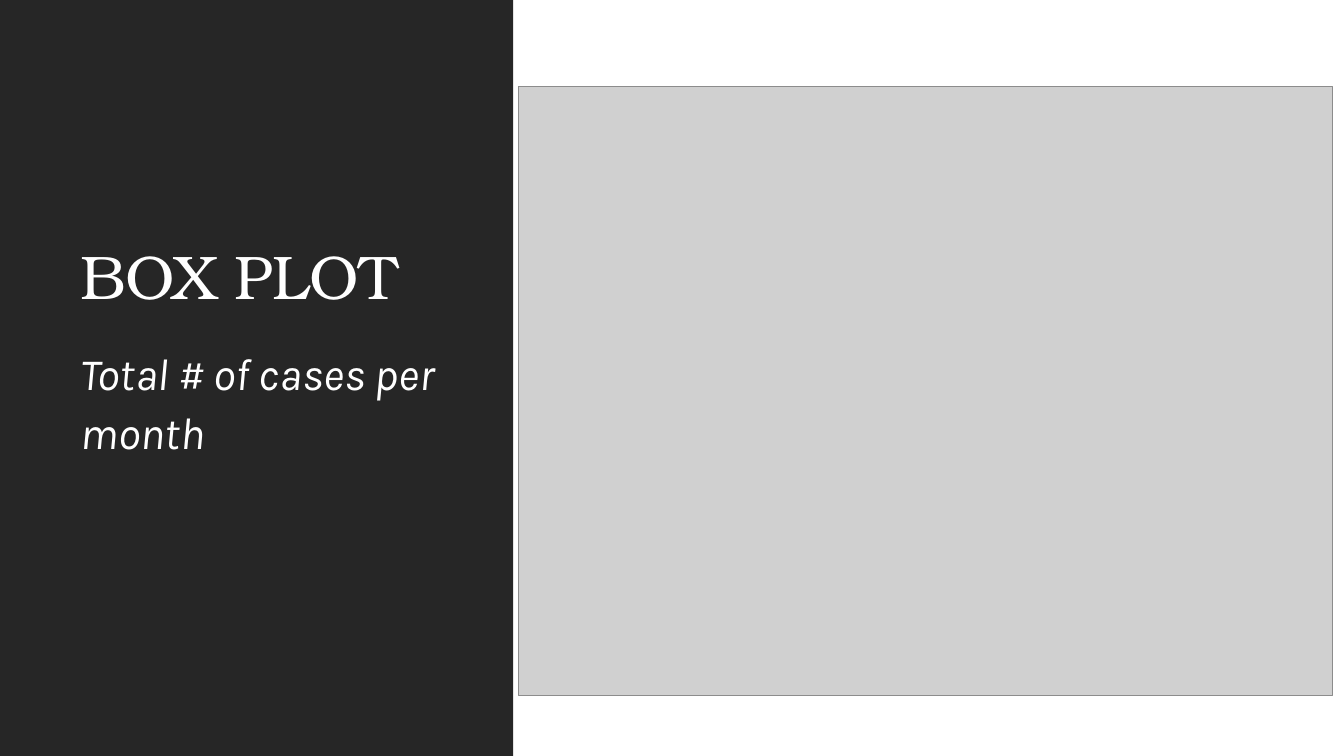
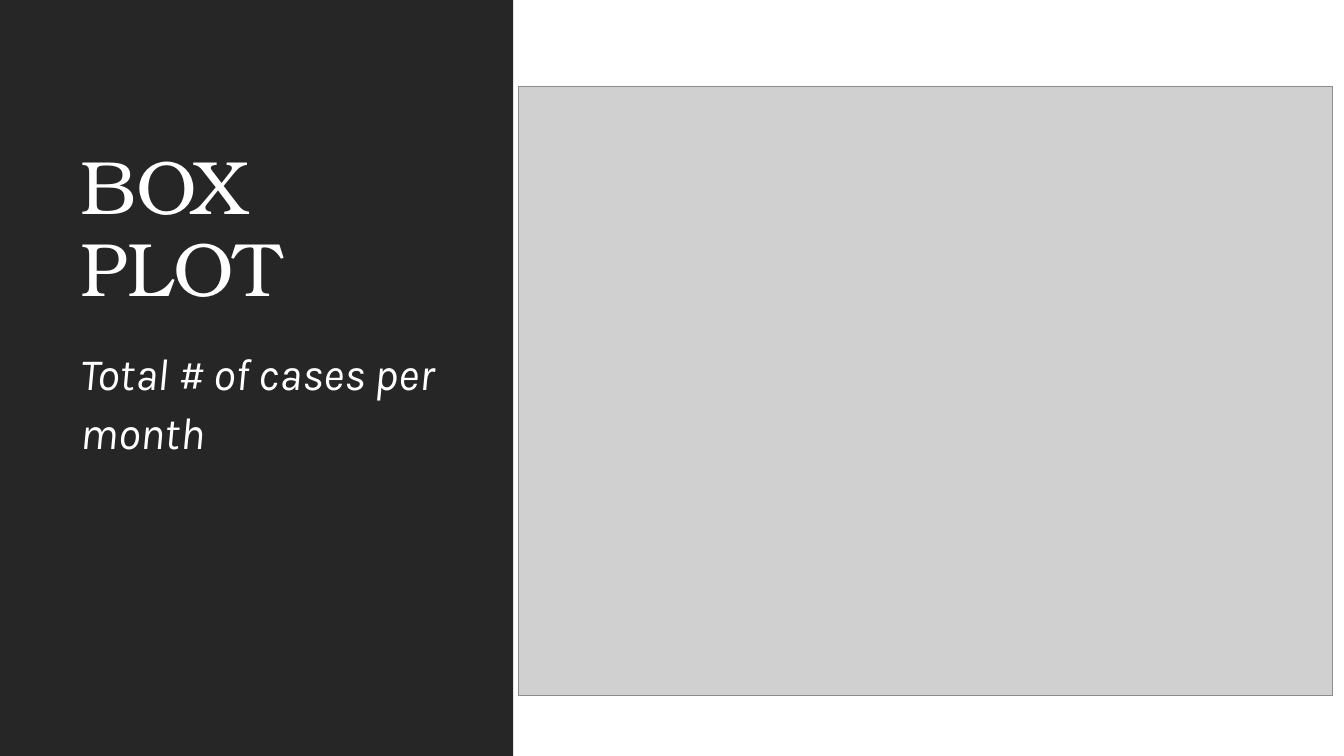
Before and after one commit to mgmboyd/DataAnalytics-Project3, a slide deck: slide 19 of Data Analytics- Project3 Team7 Final Draft.pptx. Drawn at 1344x756 pixels with LibreOffice and Linux fonts; fonts in the diff are those of the drawing; grey boxes stand for pictures. Boxes give left, top, right and bottom in pixels: in the first picture for what was removed or moved away, otherwise in the second. Text is boxed around its words. In the diff, an @@ line names an element or a change of style, - is before the commit and + after.

```diff
--- a/Data Analytics- Project3 Team7 Final Draft.pptx
+++ b/Data Analytics- Project3 Team7 Final Draft.pptx
@@ title "BOX PLOT" at box(81, 161, 282, 297): size 44 to 54 pt @@
```
Also in this commit, not shown: 14 other slides changed, 2 slides added, 1 slide removed.
